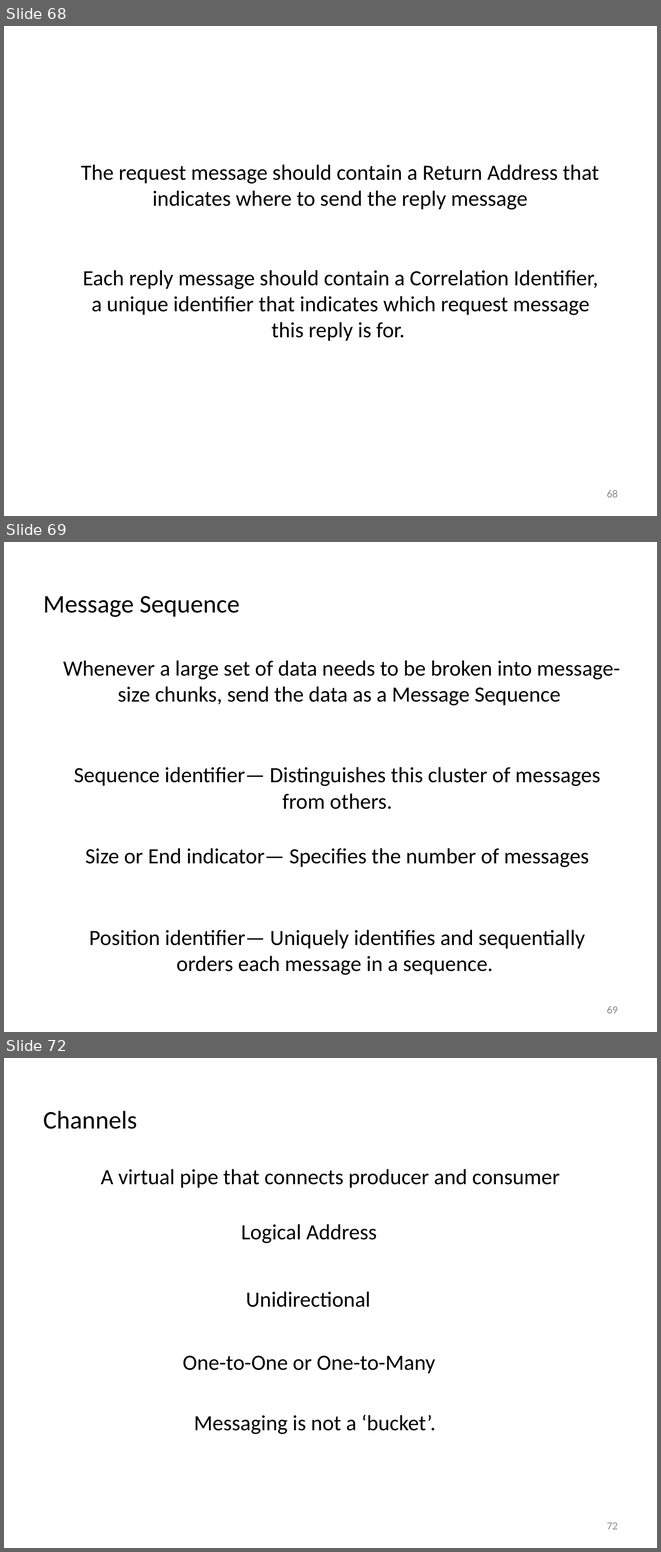
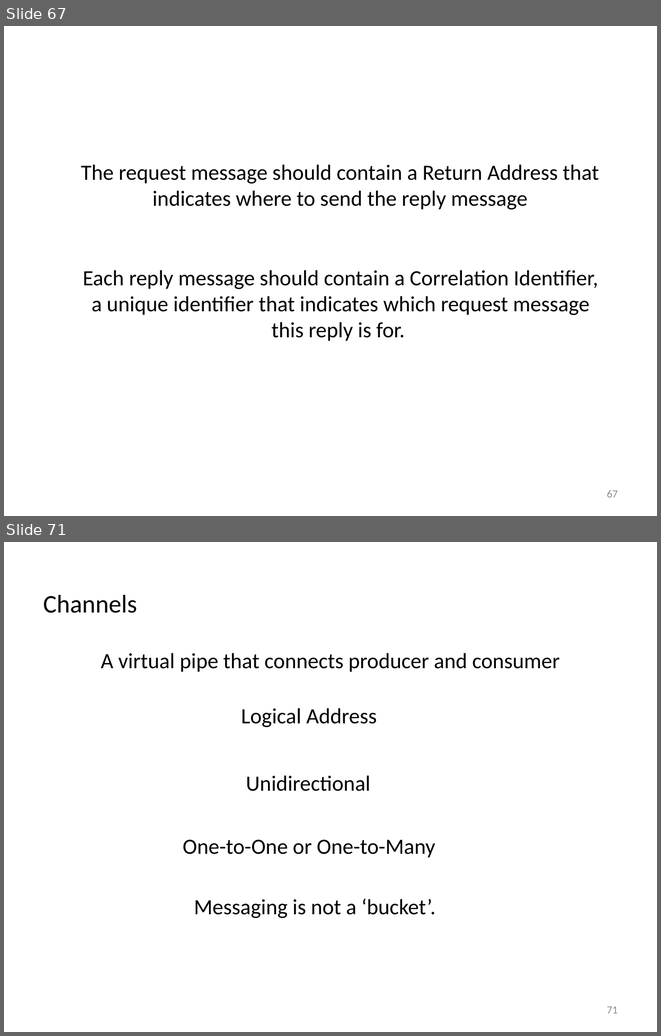
Before and after one commit to iancooper/Presentations, a slide deck: Practical Messaging - Day 1 - New.pptx. Shown one above the other, each under a label of ours: slides 68, 69 and 72 before the commit, slides 67 and 71 after it; the slides between them are not shown. The pictures are 661x1552 and 661x1036 pixels, drawn with LibreOffice and Linux fonts; fonts in the diff are those of the drawing. Boxes give left, top, right and bottom in pixels: in the first picture for what was removed or moved away, otherwise in the second. Text is boxed around its words. In the diff, an @@ line names an element or a change of style, - is before the commit and + after.

```diff
--- a/Practical Messaging - Day 1 - New.pptx
+++ b/Practical Messaging - Day 1 - New.pptx
@@ slide 69 removed at <box>4,542,657,1032</box>, background #FFFFFF @@
@@ title removed at <box>43,596,240,617</box> @@
-Message Sequence
@@ text removed at <box>63,660,620,705</box> @@
-Whenever a large set of data needs to be broken into message-size chunks, send the data as a Message Sequence
@@ text removed at <box>74,767,601,809</box> @@
-Sequence identifier— Distinguishes this cluster of messages from others.
@@ text removed at <box>85,848,589,867</box> @@
-Size or End indicator— Specifies the number of messages
@@ text removed at <box>89,929,585,974</box> @@
-Position identifier— Uniquely identifies and sequentially orders each message in a sequence.
@@ page number removed at <box>607,1006,618,1013</box> @@
-69
@@ what was slide 68 is now slide 67 @@
@@ page number at <box>607,490,618,497</box>: text changed @@
-68
+67
@@ what was slide 72 is now slide 71 @@
@@ page number at <box>607,1006,618,1013</box>: text changed @@
-72
+71
```
Also in this commit, not shown: 10 slides changed, 6 slides added, 6 other slides removed.
